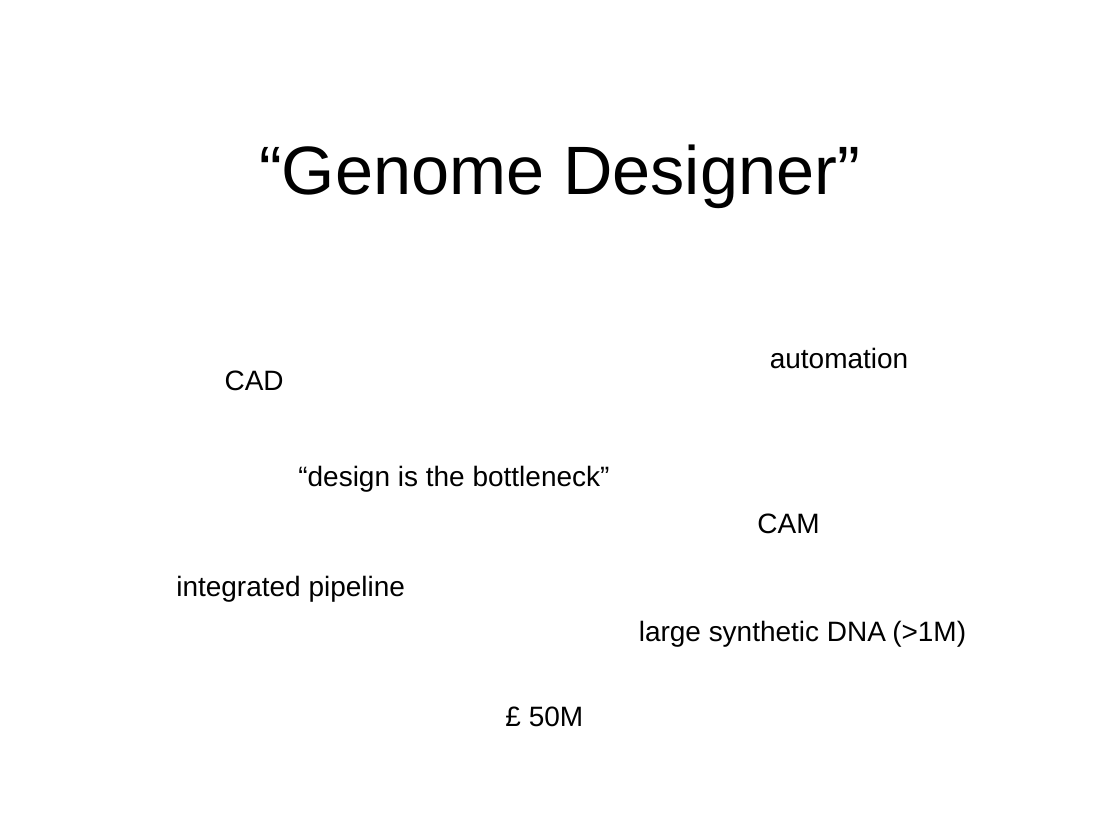
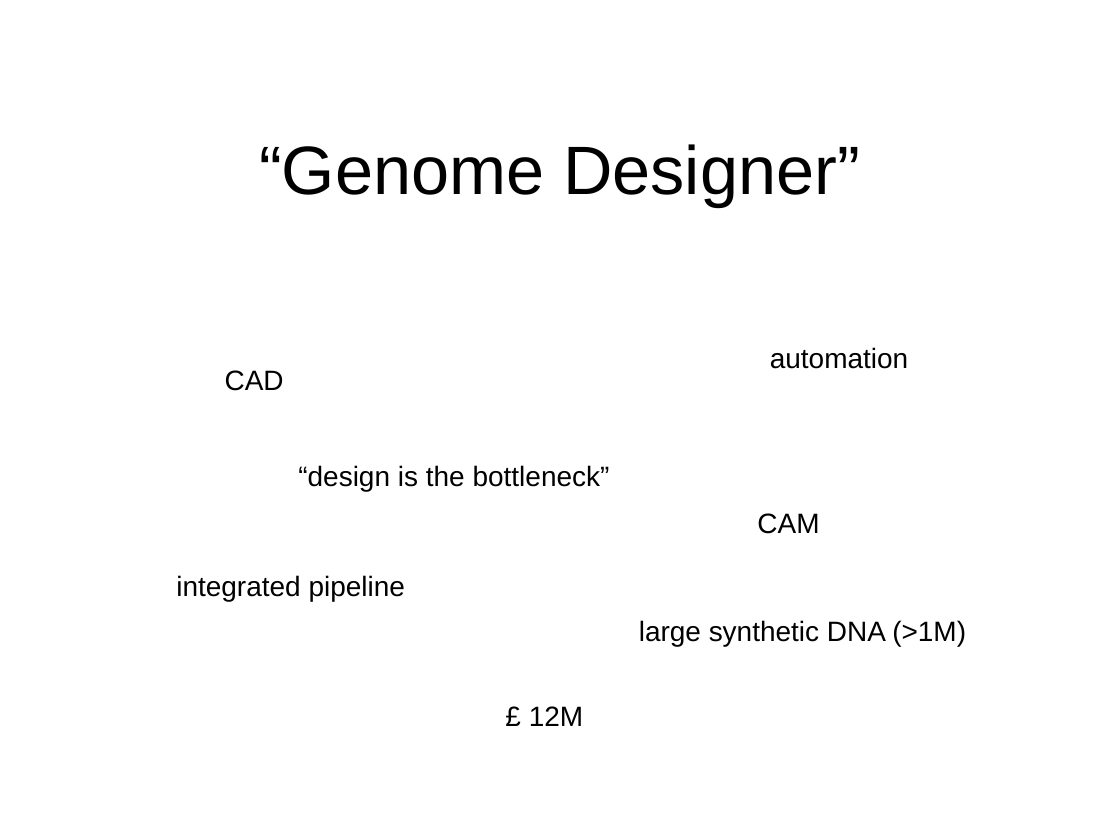
Before and after one commit to dchandran/researchcode, a slide deck: slide 1 of genomedesign/Presentation1.ppt. Drawn at 1120x840 pixels with LibreOffice and Linux fonts; fonts in the diff are those of the drawing. Boxes give left, top, right and bottom in pixels: in the first picture for what was removed or moved away, otherwise in the second. Text is boxed around its words. In the diff, an @@ line names an element or a change of style, - is before the commit and + after.

Commit message:
presentation stuff

```diff
--- a/genomedesign/Presentation1.ppt
+++ b/genomedesign/Presentation1.ppt
@@ text at (529,706,583,726): text changed @@
-£ 50M
+£ 12M
```
Also in this commit, not shown: 1 other slide changed, 1 slide added, 1 slide removed, 2 other files.
